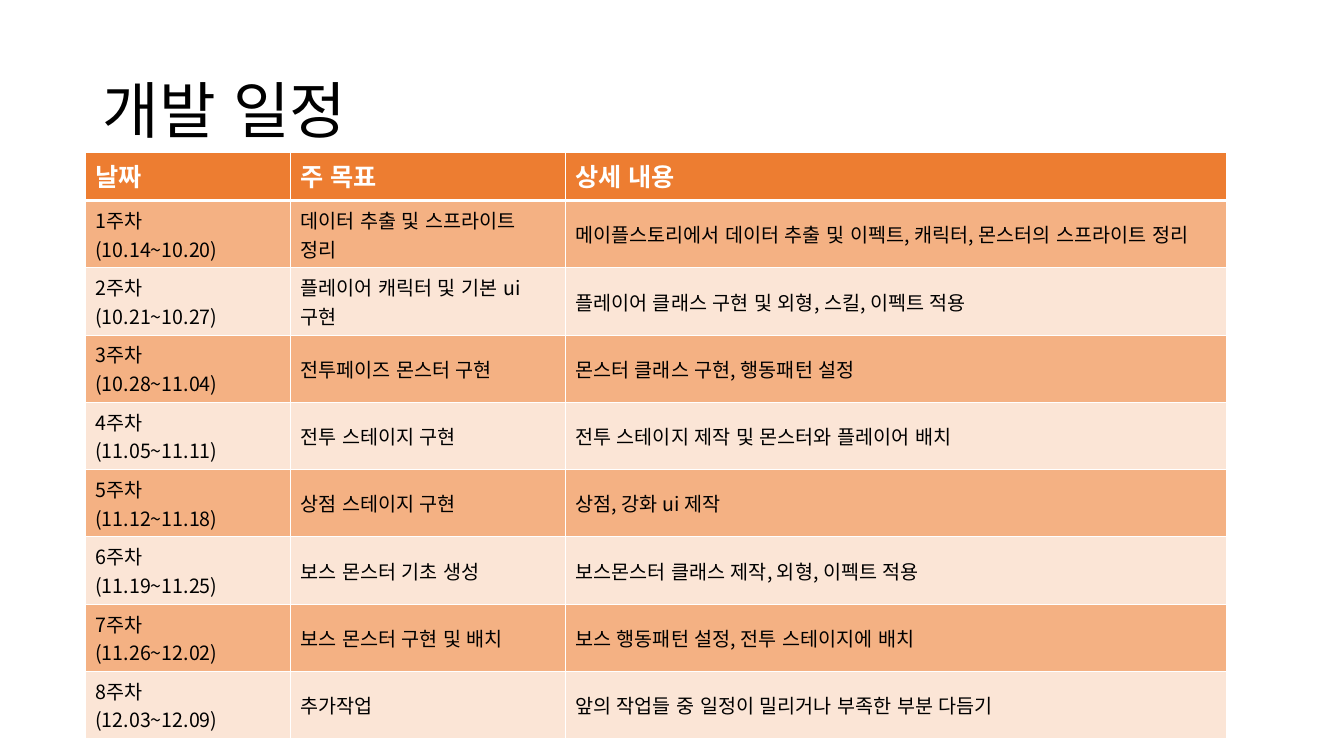
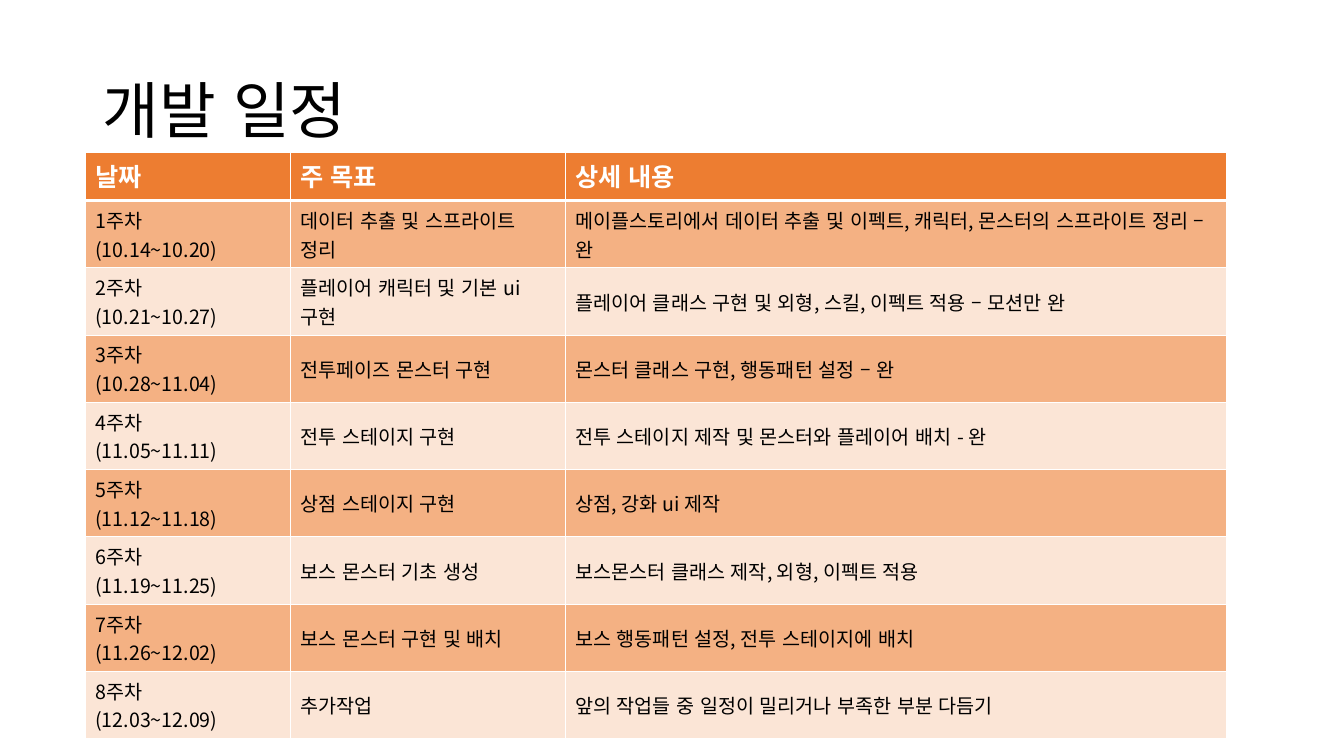
Before and after one commit to popopocorn/2021180001_2DGP_termproject, a slide deck: slide 7 of 2021180001_middle_ppt.pptx. Drawn at 1344x756 pixels with LibreOffice and Linux fonts; fonts in the diff are those of the drawing. Boxes give left, top, right and bottom in pixels: in the first picture for what was removed or moved away, otherwise in the second. Text is boxed around its words. In the diff, an @@ line names an element or a change of style, - is before the commit and + after.

```diff
--- a/2021180001_middle_ppt.pptx
+++ b/2021180001_middle_ppt.pptx
@@ table at (x1=86, y1=152, x2=1228, y2=735) @@
-row 2, column 3: 메이플스토리에서 데이터 추출 및 이펙트, 캐릭터, 몬스터의 스프라이트 정리
+row 2, column 3: 메이플스토리에서 데이터 추출 및 이펙트, 캐릭터, 몬스터의 스프라이트 정리 – 완
-row 3, column 3: 플레이어 클래스 구현 및 외형, 스킬, 이펙트 적용
+row 3, column 3: 플레이어 클래스 구현 및 외형, 스킬, 이펙트 적용 – 모션만 완
-row 4, column 3: 몬스터 클래스 구현, 행동패턴 설정
+row 4, column 3: 몬스터 클래스 구현, 행동패턴 설정 – 완
-row 5, column 3: 전투 스테이지 제작 및 몬스터와 플레이어 배치
+row 5, column 3: 전투 스테이지 제작 및 몬스터와 플레이어 배치 - 완
```
Also in this commit, not shown: 6 other files.
